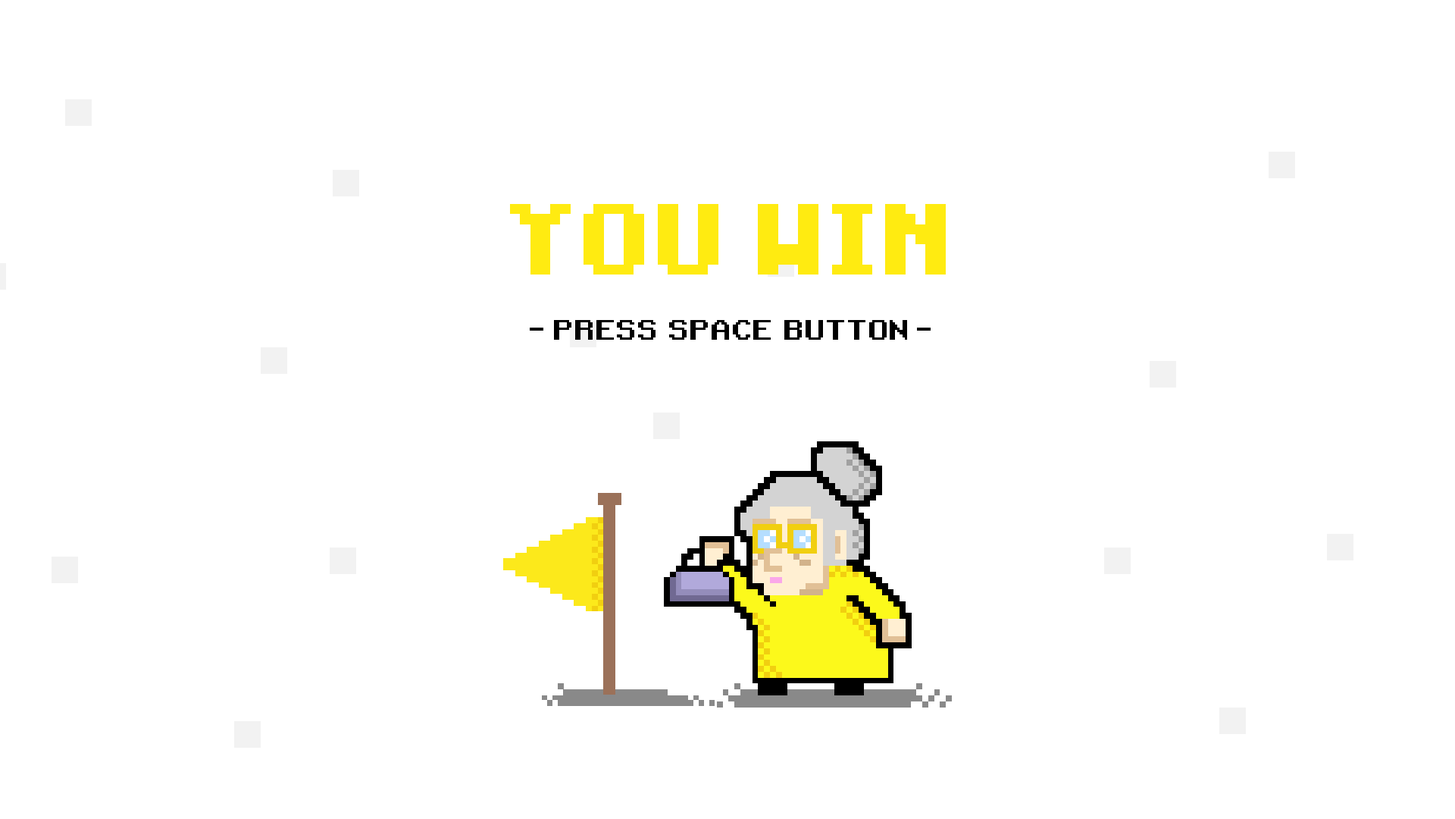
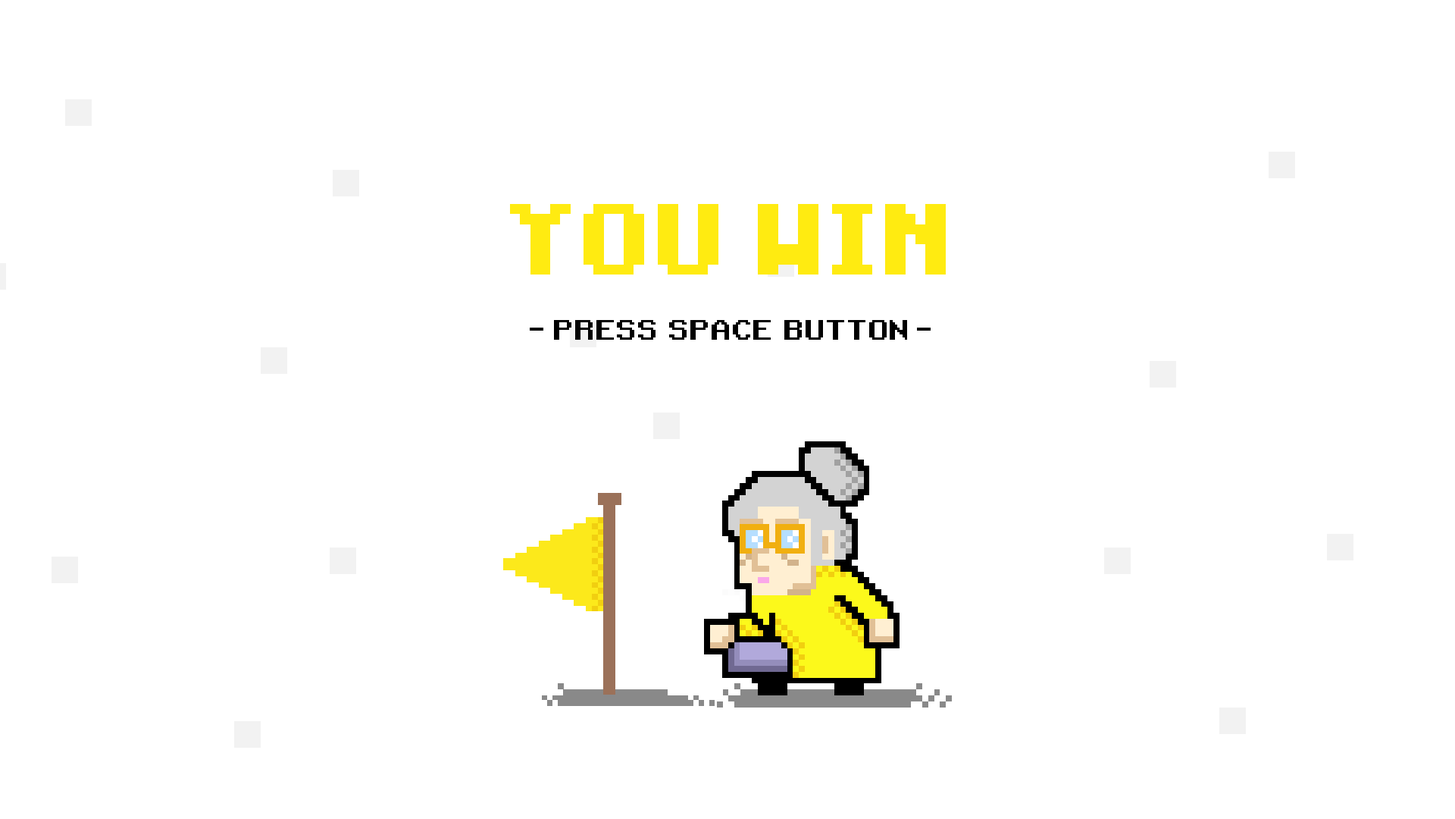
Layers edited between the first and the second 1455x819 image:
showed "Y stand" over <box>704,441,900,683</box>
hid "Y throw" over <box>663,441,912,683</box>
